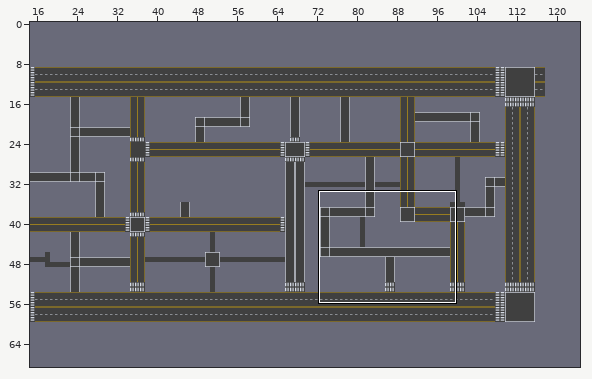
LDtk project: Assets/Map/Map/Team-Project-Map.ldtk. The first picture is a wide view before the edit; the outline marks the close-up.
Close-up. The starting point:
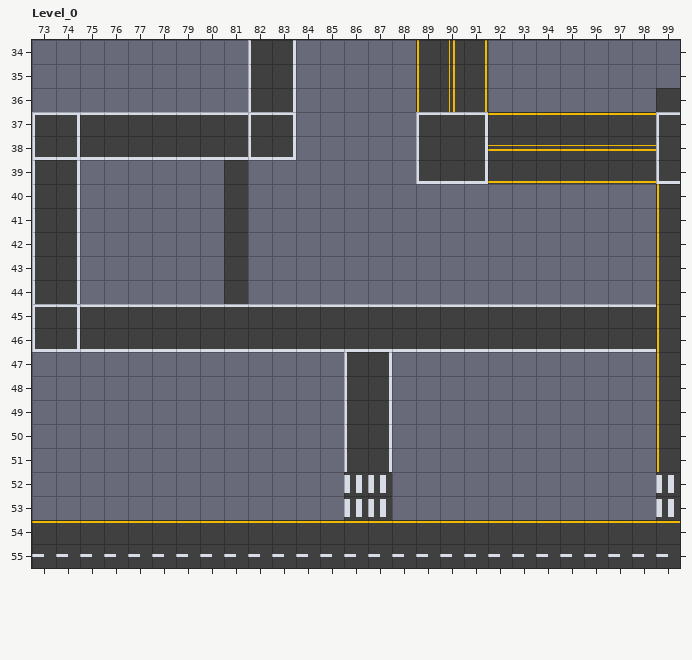
Cells are 16x16 px. Shown: Level_0 x 73..99, y 34..55. The commit also changed other parts of the map, which this record leaves out.
New version:
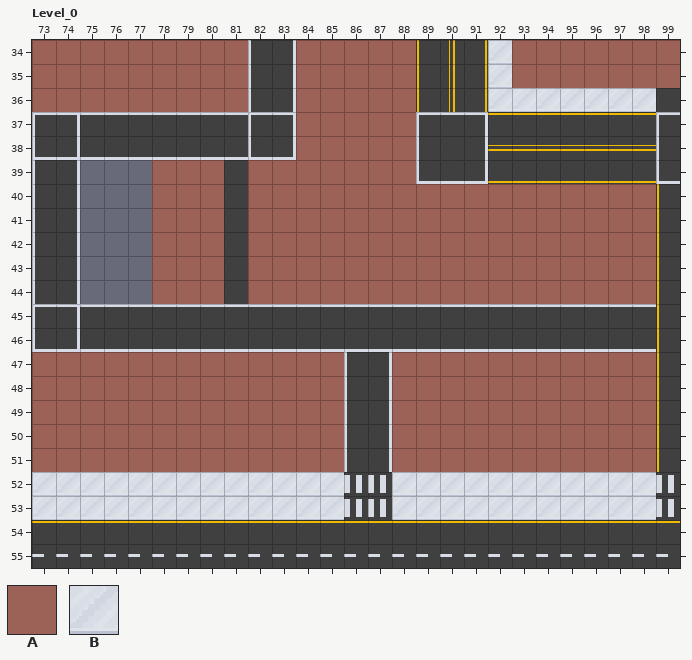
Key: from "NoCar": A 1 "NoCar"; from "SideWalk": B 1 "SideWalk".
_ is an empty cell, . an unchanged one.
Tiles of an added or newly shown layer are drawn over the layers below it.
What changed:
--- layer "NoCar" (added)
@@ x 73..99 @@
-34 _________.._____...._______
-35 _________.._____...._______
-36 _________.._____...........
-37 ..........._____...........
-38 ..........._____...........
-39 .....___._______...........
-40 .....___._________________.
-41 .....___._________________.
-42 .....___._________________.
-43 .....___._________________.
-44 .....___._________________.
+34 AAAAAAAAA..AAAAA....AAAAAAA
+35 AAAAAAAAA..AAAAA....AAAAAAA
+36 AAAAAAAAA..AAAAA...........
+37 ...........AAAAA...........
+38 ...........AAAAA...........
+39 .....AAA.AAAAAAA...........
+40 .....AAA.AAAAAAAAAAAAAAAAA.
+41 .....AAA.AAAAAAAAAAAAAAAAA.
+42 .....AAA.AAAAAAAAAAAAAAAAA.
+43 .....AAA.AAAAAAAAAAAAAAAAA.
+44 .....AAA.AAAAAAAAAAAAAAAAA.
@@ x 73..98 @@
-47 _____________..___________
-48 _____________..___________
-49 _____________..___________
-50 _____________..___________
-51 _____________..___________
+47 AAAAAAAAAAAAA..AAAAAAAAAAA
+48 AAAAAAAAAAAAA..AAAAAAAAAAA
+49 AAAAAAAAAAAAA..AAAAAAAAAAA
+50 AAAAAAAAAAAAA..AAAAAAAAAAA
+51 AAAAAAAAAAAAA..AAAAAAAAAAA
--- layer "SideWalk" (added)
@@ x 92..98 @@
-34 _......
-35 _......
-36 _______
+34 B......
+35 B......
+36 BBBBBBB
@@ x 73..98 @@
-52 _____________..___________
-53 _____________..___________
+52 BBBBBBBBBBBBB..BBBBBBBBBBB
+53 BBBBBBBBBBBBB..BBBBBBBBBBB
